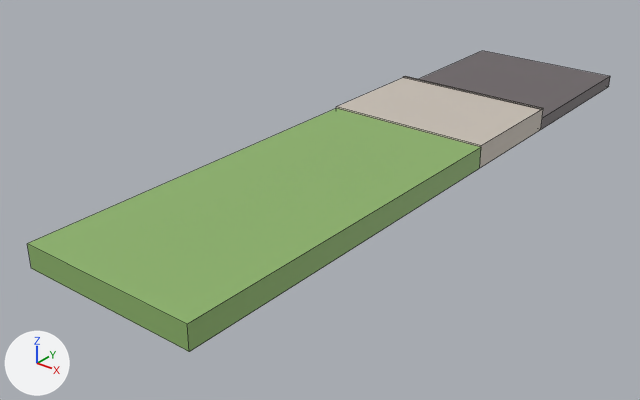
The FBX model Assets/Resources/Models/street_tile.fbx: old version first, new version second.
Rendered twice from a 50 mm lens placed at (5.24, -8.72, 3.81), pointed at (-0.4, -1.67, -0.56). Lighting does not change. The marker at lower left points along +X, +Y and +Z. The first picture is the older version. Mesh edges are drawn as thin lines. Where no turn or scale is listed for an object, it has been applied to the vertices. Vertices at exactly the same position are counted once.

In view in the first picture: 'street_tile'.
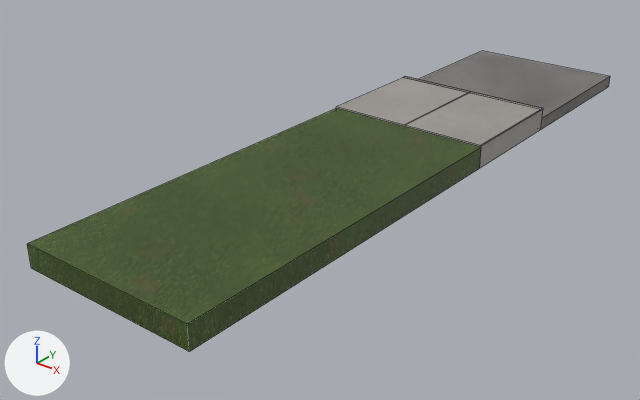
Location of each change, [x1, y1, x2, y2] in pixels of the pictures (640 x 400 px):
part 1 of me_street_tile, added: after [481, 109, 543, 146]
part 2 of me_street_tile, added: after [405, 93, 468, 125]
part 3 of me_street_tile, edited (looks the same): [420, 51, 610, 129] in both
part 4 of me_street_tile, recoloured (light grey to grey): [336, 78, 543, 168] in both
part 5 of me_street_tile, recoloured (darker): [27, 108, 481, 352] in both

The change in detail:
Picture 'asphalt_n.png' (img_asphalt_n_png) is new.
Picture 'asphalt.png' (img_asphalt_png) is new.
Picture 'grass_n.png' (img_grass_n_png) is new.
Picture 'grass.png' (img_grass_png) is new.
Picture 'concrete.png' (img_concrete_png) is new.
Picture 'concrete_n.png' (img_concrete_n_png) is new.
Material 'tex_asphalt' (mat_tex_asphalt) is new.
Uses the picture img_asphalt_n_png.
Uses the picture img_asphalt_png.
Material 'matte_A39A92' (mat_matte_a39a92) is new.
Its base color is (0.366, 0.323, 0.287) (grey #a39a92).
Its roughness is 0.9.
Material 'tex_grass' (mat_tex_grass) is new.
Uses the picture img_grass_n_png.
Uses the picture img_grass_png.
Material 'tex_concrete' (mat_tex_concrete) is new.
Uses the picture img_concrete_n_png.
Uses the picture img_concrete_png.
Material 'matte_8C8682' (mat_matte_8c8682) is new.
Its base color is (0.262, 0.238, 0.223) (grey #8c8682).
Its roughness is 0.9.
me_street_tile is used by ob_street_tile; location (0.0, 0.0, 0.0).
me_street_tile had 30 vertices, 24 faces and spanned x -1.0..1.0, y -5.0..3.0, z -0.15..0.13.
me_street_tile no longer uses material mat_col_a39a92 (grey #a39a92).
me_street_tile now has 46 vertices, 36 faces and spans x -1.0..1.01, y -5.0..3.0, z -0.15..0.12.
me_street_tile part 1: a new loose piece, a box spanning x 0.994..1.006, y -0.6..0.9, z 0.12..0.124, in mat_matte_8c8682 (grey #8c8682).
me_street_tile part 2: a new loose piece, a box spanning x -0.006..0.006, y -0.6..0.9, z 0.12..0.124, in mat_matte_8c8682 (grey #8c8682).
me_street_tile part 3: 6 faces spanning x -1.0..1.0, y 0.9..3.0, z -0.15..0.0 switch from mat_col_6b6466 (dark grey #6b6466) to mat_tex_asphalt.
me_street_tile part 4: 6 faces spanning x -1.0..1.0, y -0.6..0.9, z -0.15..0.12 switch from mat_col_c9c0b5 (light grey #c9c0b5) to mat_tex_concrete.
me_street_tile part 5: 6 faces spanning x -1.0..1.0, y -5.0..-0.6, z -0.15..0.1 switch from mat_col_8db36b (green #8db36b) to mat_tex_grass.
me_street_tile gains material mat_matte_a39a92 (grey #a39a92).
me_street_tile gains material mat_matte_8c8682 (grey #8c8682).
